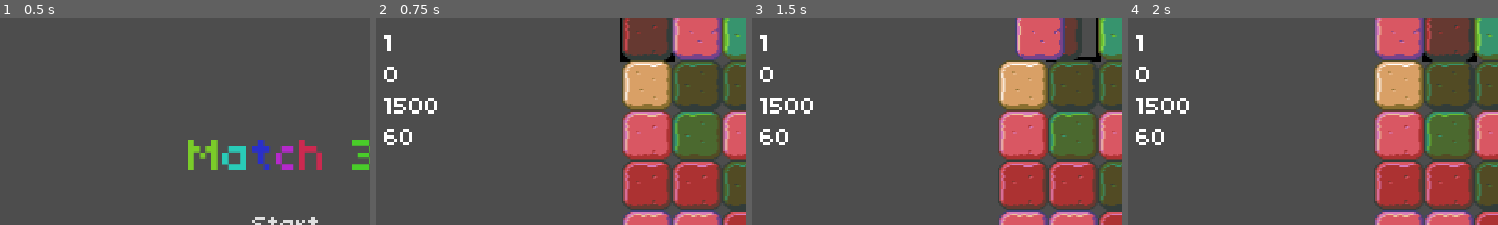
Above: before the commit, frames 1-4 (left to right).
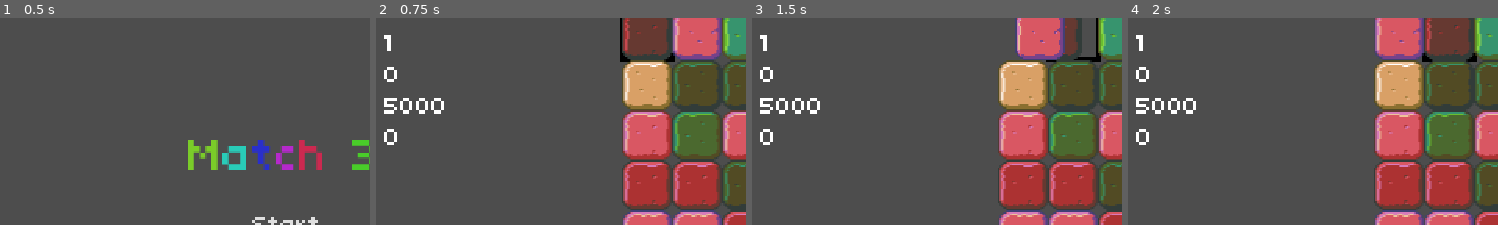
Above: after the commit, the same moments.

Repository: Mirror83/match-3
Game: Godot game, scene res://scenes/Main.tscn
Same seed, same stepped clock (60 frames per second), same inputs: the game is played once before the commit and once after it.
Inputs:
- Up to frame 1 (0.5 s): no input
- Up to frame 2 (0.75 s): click "Start" at 0.5 s
- Up to frame 3 (1.5 s): tap Enter (accept) at 1.25, 1.35 s; hold Right (right) from 1.28 s (still down)
- Up to frame 4 (2 s): keep holding Right (right)
The pictures show only the part of the screen within x 12-62%, y 4-54%; the shares and areas given below are measured in that part.

Frame 1 is identical in both runs. In frame 2, 0.9% of the frame differs, in the area x 2-19%, y 38-62%; in frame 3, 0.9%; in frame 4, 0.9%.

Commit message:
feat: set up score label to update on match
Also added other labels and game config variables like level and timer value

Diff:
--- a/scenes/Game.gd
+++ b/scenes/Game.gd
@@ -1,12 +1,26 @@
 extends Node2D
 class_name Game
 
+signal level_complete;
 
-# Called when the node enters the scene tree for the first time.
+const START_GOAL = 1500
+const GOAL_INCREMENT = 2000
+var goal = 5000
+
+var level = 1
+var timer_value = 0
+
+var total_score = 0
+
 func _ready():
-	pass # Replace with function body.
+	$GameStatus/HBoxContainer/Values/Level.text = "%d" % level
+	$GameStatus/HBoxContainer/Values/Score.text = "%d" % total_score
+	$GameStatus/HBoxContainer/Values/Goal.text = "%d" % goal
+	$GameStatus/HBoxContainer/Values/Timer.text = "%d" % timer_value
 
+func _on_board_match_found(score):
+	total_score += score
+	$GameStatus/HBoxContainer/Values/Score.text = "%d" % total_score
 
-# Called every frame. 'delta' is the elapsed time since the previous frame.
-func _process(delta):
-	pass
+	if total_score >= goal:
+		level_complete.emit()
--- a/scenes/Game.tscn
+++ b/scenes/Game.tscn
@@ -11,3 +11,5 @@
 
 [node name="Board" type="Node2D" parent="."]
 script = ExtResource("2_omwm6")
+
+[connection signal="match_found" from="Board" to="." method="_on_board_match_found"]
